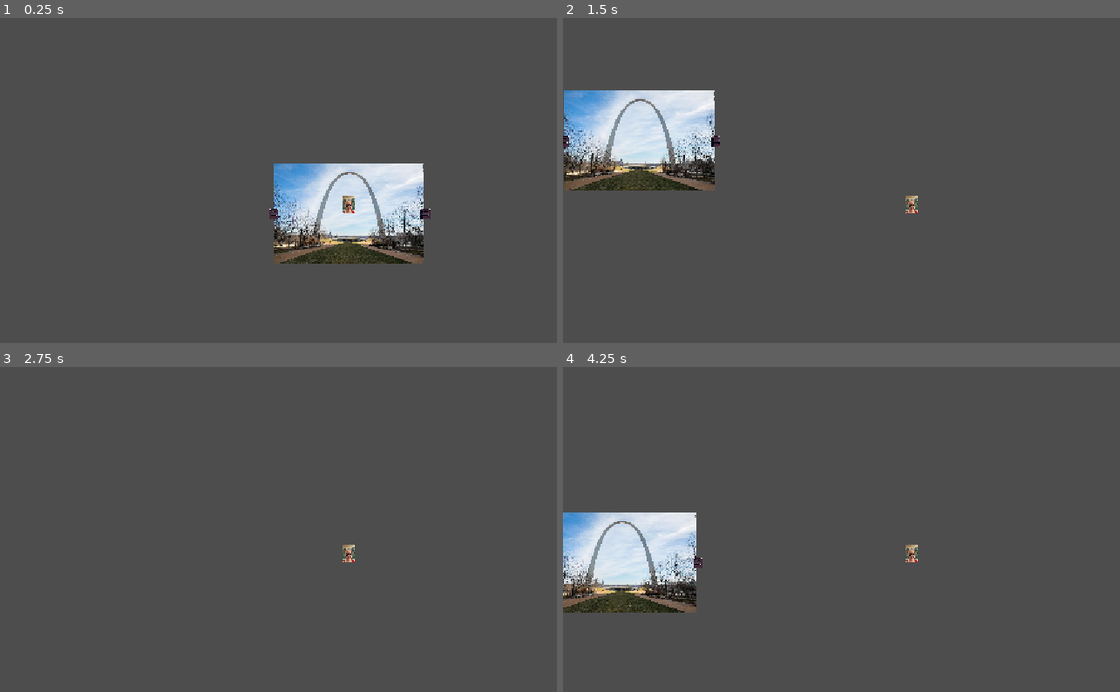
Above: before the commit, frames 1-4 (two rows, left to right).
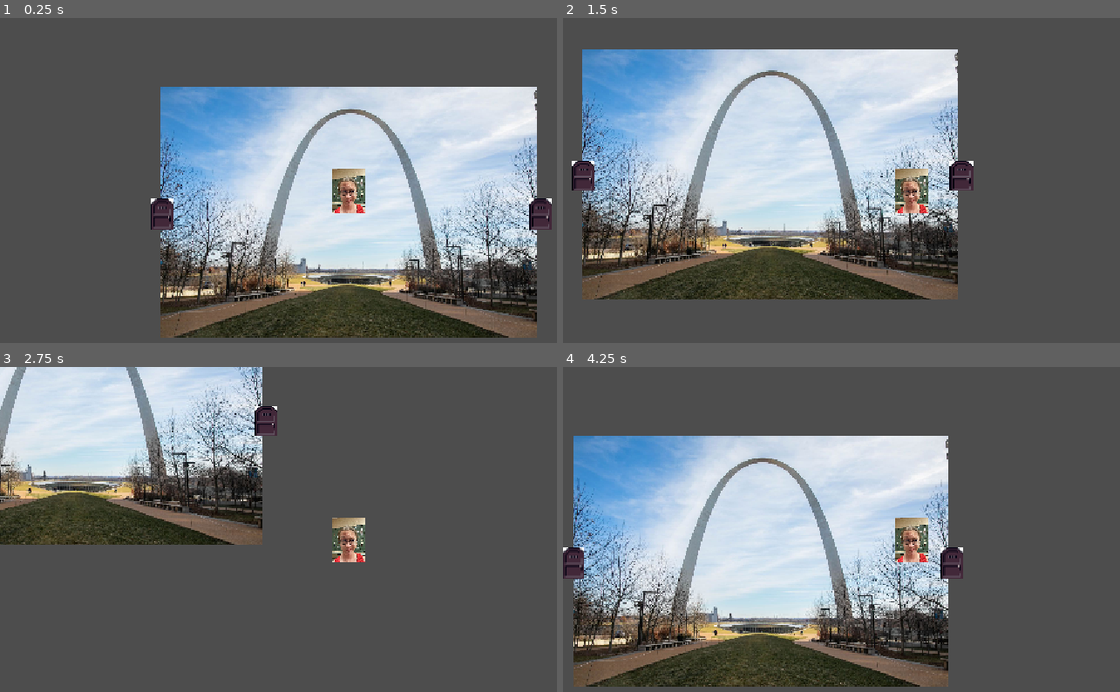
Above: after the commit, the same moments.

Repository: Derfla12345/imnotarobot
Game: Godot game, scene res://Areas/area_1.tscn
Two runs of this game, one before a commit and one after it. Both use one fixed random seed, a clock stepped at 60 frames per second and the inputs below.
Inputs (mouse positions are in pixels of both pictures, inside the frame that each line leads up to):
- Up to frame 1 (0.25 s): no input
- Up to frame 2 (1.5 s): tap Enter at 0.5 s; move the mouse to (1064, 193) at 0.52 s; hold D (move_right) 0.53-1.28 s; click (1064, 193) at 0.6 s; tap Z (interact, bound only after the commit) at 0.8, 1.35 s; move the mouse to (774, 232) at 1.27 s; hold S (move_down) from 1.28 s (still down)
- Up to frame 3 (2.75 s): click (211, 581) at 1.55 s; move the mouse to (417, 477) at 2.02 s; release S (move_down) at 2.03 s; hold D (move_right) from 2.03 s (still down); click (417, 477) at 2.1 s; tap Z (interact, bound only after the commit) at 2.3 s
- Up to frame 4 (4.25 s): move the mouse to (874, 640) at 2.77 s; release D (move_right) at 2.78 s; hold W (move_up) 2.78-3.53 s; tap Z (interact, bound only after the commit) at 2.85, 3.8 s; click (874, 640) at 3.05 s; move the mouse to (outside the picture) at 3.52 s; hold A (move_left) from 3.53 s (still down); click (outside the picture) at 3.6 s

The runs differ from the first frame. In frame 1, 47% of the frame differs, in the area x 27-100%, y 21-99%; in frame 2, 49%, in the area x 0-74%, y 9-87%; in frame 3, 25%; in frame 4, 49%.

Commit message:
oh my god i forgot to push
here

Diff:
--- /dev/null
+++ b/Captchas/CaptchaTest/captcha_test.gd
@@ -0,0 +1,20 @@
+extends Node2D
+
+
+var mouseover: bool = false
+var player: CharacterBody2D
+
+func _process(delta: float) -> void:
+	if (mouseover and Input.is_action_just_pressed("click")):
+		if (player.has_method("set_movement_lock")):
+			player.set_movement_lock(false)
+		queue_free()
+
+func _on_area_2d_mouse_entered() -> void:
+	mouseover = true
+
+func _on_area_2d_mouse_exited() -> void:
+	mouseover = false
+
+func set_player(new_player: CharacterBody2D):
+	player = new_player
--- /dev/null
+++ b/Captchas/CaptchaTest/captcha_test.tscn
@@ -0,0 +1,21 @@
+[gd_scene format=3 uid="uid://byd8qxgp1xq7c"]
+
+[ext_resource type="Script" uid="uid://clh8eda61kcm6" path="res://Captchas/CaptchaTest/captcha_test.gd" id="1_egp2w"]
+[ext_resource type="Texture2D" uid="uid://c67b0xpgm86ci" path="res://Captchas/CaptchaTest/arms central icon.png" id="1_yqi01"]
+
+[sub_resource type="CircleShape2D" id="CircleShape2D_l7yy7"]
+radius = 162.11107
+
+[node name="CaptchaTest" type="Node2D" unique_id=633381006]
+script = ExtResource("1_egp2w")
+
+[node name="ArmsCentralIcon" type="Sprite2D" parent="." unique_id=1979572004]
+texture = ExtResource("1_yqi01")
+
+[node name="Area2D" type="Area2D" parent="." unique_id=1616218975]
+
+[node name="CollisionShape2D" type="CollisionShape2D" parent="Area2D" unique_id=993495742]
+shape = SubResource("CircleShape2D_l7yy7")
+
+[connection signal="mouse_entered" from="Area2D" to="." method="_on_area_2d_mouse_entered"]
+[connection signal="mouse_exited" from="Area2D" to="." method="_on_area_2d_mouse_exited"]
--- /dev/null
+++ b/Entities/Computer1/computer_1.gd
@@ -0,0 +1,9 @@
+extends Area2D
+
+
+var captcha_test = preload("res://Captchas/CaptchaTest/captcha_test.tscn").instantiate()
+
+func interact(player: CharacterBody2D):
+	get_tree().root.add_child(captcha_test)
+	player.movement_lock = true
+	captcha_test.set_player(player)
--- /dev/null
+++ b/Entities/Computer1/computer_1.tscn
@@ -0,0 +1,41 @@
+[gd_scene format=3 uid="uid://ce385k0b1qxe4"]
+
+[ext_resource type="Texture2D" uid="uid://bv2k0pjs4oag3" path="res://Entities/Computer1/mug.png" id="1_ghm7d"]
+[ext_resource type="Script" uid="uid://ujonna2ap70q" path="res://Entities/Computer1/computer_1.gd" id="1_tayps"]
+
+[sub_resource type="CapsuleShape2D" id="CapsuleShape2D_hej7p"]
+
+[sub_resource type="RectangleShape2D" id="RectangleShape2D_l7yy7"]
+size = Vector2(26, 35)
+
+[node name="Computer1" type="StaticBody2D" unique_id=1601914000]
+
+[node name="Sprite2D" type="Sprite2D" parent="." unique_id=1989007259]
+position = Vector2(-2, -1)
+scale = Vector2(0.20535712, 0.20535715)
+texture = ExtResource("1_ghm7d")
+
+[node name="Collision" type="CollisionShape2D" parent="." unique_id=1770523977]
+shape = SubResource("CapsuleShape2D_hej7p")
+
+[node name="InteractArea" type="Area2D" parent="." unique_id=146308450]
+script = ExtResource("1_tayps")
+
+[node name="InteractCollision" type="CollisionShape2D" parent="InteractArea" unique_id=771794835]
+position = Vector2(0, -0.5)
+shape = SubResource("RectangleShape2D_l7yy7")
+
+[node name="SubViewportContainer" type="SubViewportContainer" parent="." unique_id=194232579]
+visible = false
+offset_left = -365.0
+offset_top = -257.0
+offset_right = 365.0
+offset_bottom = 255.0
+
+[node name="SubViewport" type="SubViewport" parent="SubViewportContainer" unique_id=1193130820]
+handle_input_locally = false
+size = Vector2i(730, 512)
+render_target_update_mode = 0
+
+[connection signal="area_entered" from="InteractArea" to="." method="_on_interact_area_area_entered"]
+[connection signal="area_exited" from="InteractArea" to="." method="_on_interact_area_area_exited"]
--- a/Player/player.tscn
+++ b/Player/player.tscn
@@ -5,10 +5,14 @@
 
 [sub_resource type="CapsuleShape2D" id="CapsuleShape2D_hej7p"]
 
+[sub_resource type="RectangleShape2D" id="RectangleShape2D_hej7p"]
+size = Vector2(28, 30)
+
 [node name="Player" type="CharacterBody2D" unique_id=1745909773]
 script = ExtResource("1_l8h54")
 
 [node name="Camera2D" type="Camera2D" parent="." unique_id=1758303756]
+zoom = Vector2(2.5, 2.5)
 
 [node name="PlayerAnimator" type="Node2D" parent="." unique_id=609700377]
 
@@ -22,3 +26,12 @@
 [node name="CollisionShape2D" type="CollisionShape2D" parent="." unique_id=542459861]
 position = Vector2(0, -15)
 shape = SubResource("CapsuleShape2D_hej7p")
+
+[node name="Area2D" type="Area2D" parent="." unique_id=1569578874]
+
+[node name="InteractArea" type="CollisionShape2D" parent="Area2D" unique_id=1777099817]
+position = Vector2(-24, -15)
+shape = SubResource("RectangleShape2D_hej7p")
+
+[connection signal="area_entered" from="Area2D" to="." method="_on_area_2d_area_entered"]
+[connection signal="area_exited" from="Area2D" to="." method="_on_area_2d_area_exited"]
--- a/player.gd
+++ b/player.gd
@@ -1,12 +1,29 @@
 extends CharacterBody2D
 
 
+var interactable_object = false
+var movement_lock: bool = false
+
 func _physics_process(delta: float) -> void:
-	var direction = Input.get_vector("move_left", "move_right", "move_up", "move_down")
-	velocity = direction * 600
-	move_and_slide()
+	if (not movement_lock):
+		var direction = Input.get_vector("move_left", "move_right", "move_up", "move_down")
+		velocity = direction * 125
+		move_and_slide()
+
+	if (Input.is_action_just_pressed("interact")):
+		if interactable_object and interactable_object.has_method("interact"):
+			interactable_object.interact(self)
 
 	#if velocity.length() > 0.0:
 		#PlayerAnimator.play_walk_animation()
 	#else:
 		#PlayerAnimator.play_idle_animation()
+
+func _on_area_2d_area_entered(area: Area2D) -> void:
+	interactable_object = area
+
+func _on_area_2d_area_exited(area: Area2D) -> void:
+	interactable_object = false
+
+func set_movement_lock(new_val: bool):
+	movement_lock = new_val
--- a/project.godot
+++ b/project.godot
@@ -46,6 +46,17 @@
 , Object(InputEventKey,"resource_local_to_scene":false,"resource_name":"","device":-1,"window_id":0,"alt_pressed":false …(186 unchanged characters)…
 ]
 }
+interact={
+"deadzone": 0.2,
+"events": [Object(InputEventKey,"resource_local_to_scene":false,"resource_name":"","device":-1,"window_id":0,"alt_pressed":false,"shift_pressed":false,"ctrl_pressed":false,"meta_pressed":false,"pressed":false,"keycode":0,"physical_keycode":90,"key_label":0,"unicode":122,"location":0,"echo":false,"script":null)
+, Object(InputEventKey,"resource_local_to_scene":false,"resource_name":"","device":-1,"window_id":0,"alt_pressed":false,"shift_pressed":false,"ctrl_pressed":false,"meta_pressed":false,"pressed":false,"keycode":0,"physical_keycode":46,"key_label":0,"unicode":46,"location":0,"echo":false,"script":null)
+]
+}
+click={
+"deadzone": 0.2,
+"events": [Object(InputEventMouseButton,"resource_local_to_scene":false,"resource_name":"","device":-1,"window_id":0,"alt_pressed":false,"shift_pressed":false,"ctrl_pressed":false,"meta_pressed":false,"button_mask":0,"position":Vector2(0, 0),"global_position":Vector2(0, 0),"factor":1.0,"button_index":1,"canceled":false,"pressed":false,"double_click":false,"script":null)
+]
+}
 
 [physics]
 
Binary file added: Captchas/CaptchaTest/arms central icon.png
Not shown, added: Captchas/CaptchaTest/arms central icon.png.import
Binary file added: Captchas/CaptchaTest/ascii_donut.gif
Not shown, added: Captchas/CaptchaTest/captcha_test.gd.uid
Not shown, added: Entities/Computer1/computer_1.gd.uid
Binary file added: Entities/Computer1/mug.png
Not shown, added: Entities/Computer1/mug.png.import
